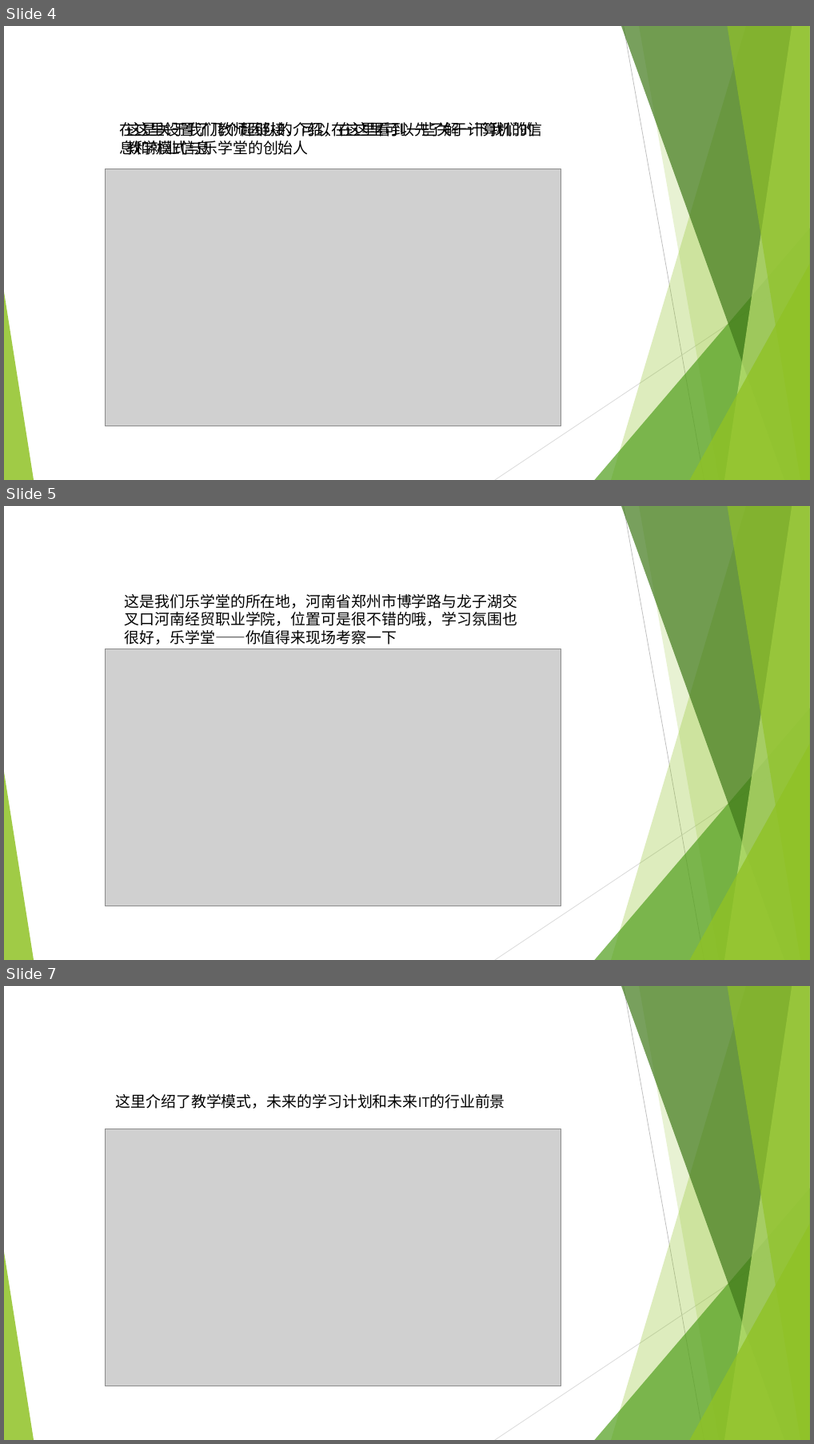
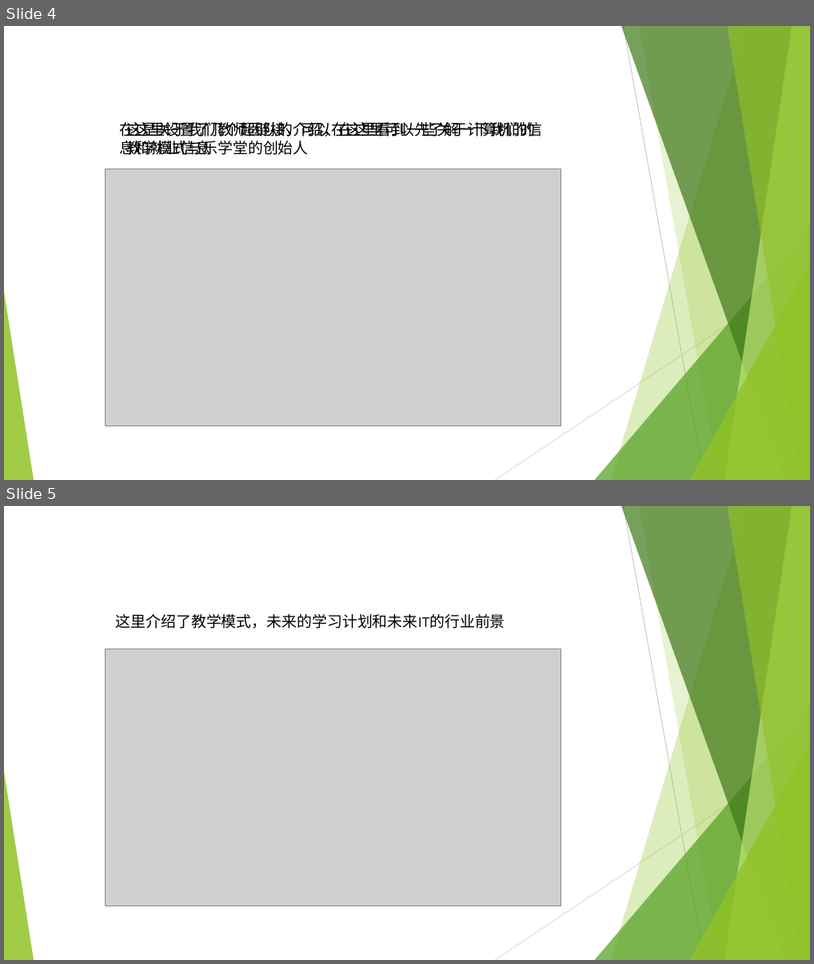
Before and after one commit to zhubaile/happy, a slide deck: 1201.pptx. Shown one above the other, each under a label of ours: slides 4, 5 and 7 before the commit, slides 4 and 5 after it; the slides between them are not shown. The pictures are 814x1444 and 814x964 pixels, drawn with LibreOffice and Linux fonts; fonts in the diff are those of the drawing; grey boxes stand for pictures. Boxes give left, top, right and bottom in pixels: in the first picture for what was removed or moved away, otherwise in the second. Text is boxed around its words. In the diff, an @@ line names an element or a change of style, - is before the commit and + after.

```diff
--- a/1201.pptx
+++ b/1201.pptx
@@ slide 5 removed at <box>4,506,810,960</box>, background #FFFFFF; not listed: 10 template elements that a slide beside it also shows @@
@@ text removed at <box>125,594,518,644</box> @@
-这是我们乐学堂的所在地，河南省郑州市博学路与龙子湖交叉口河南经贸职业学院，位置可是很不错的哦，学习氛围也很好，乐学堂——你值得来现场考察一下
@@ picture removed at <box>105,648,562,905</box> @@
@@ what was slide 7 is now slide 5 @@
```
Also in this commit, not shown: 2 slides changed, 3 slides added, 2 other slides removed.
